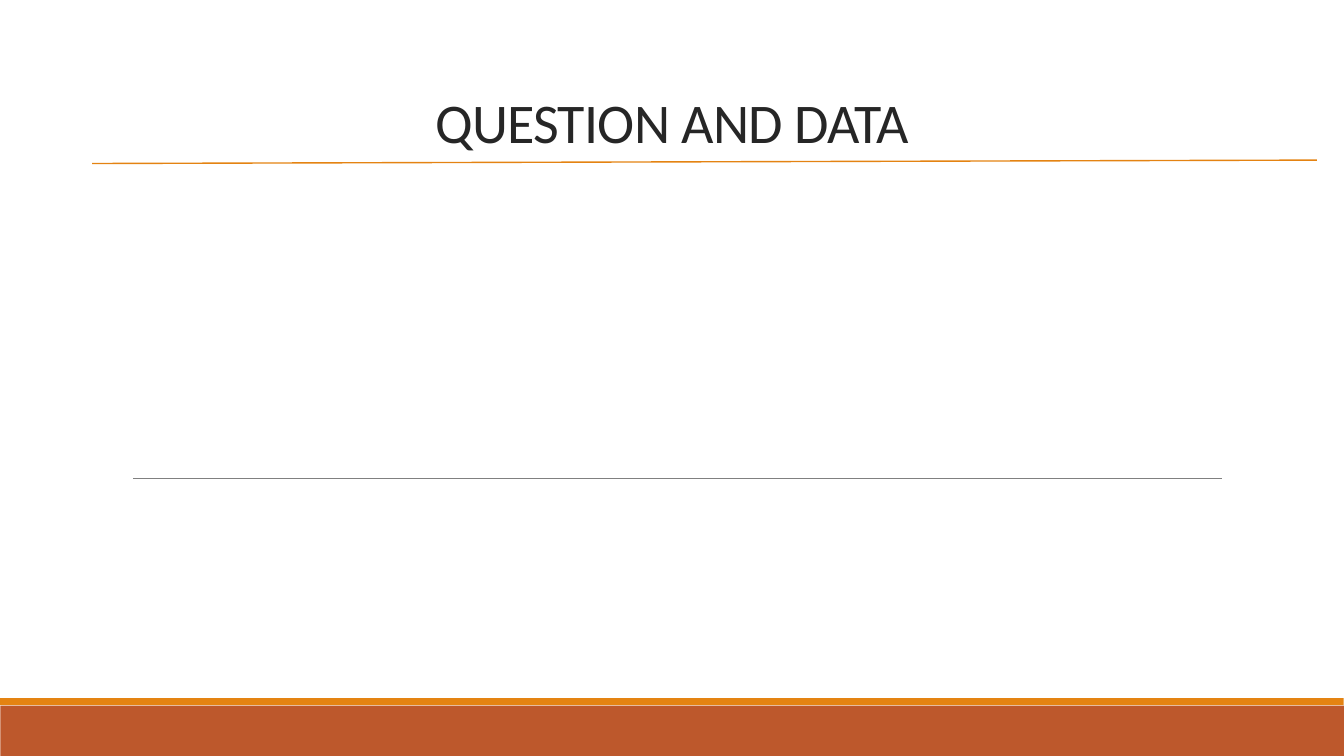
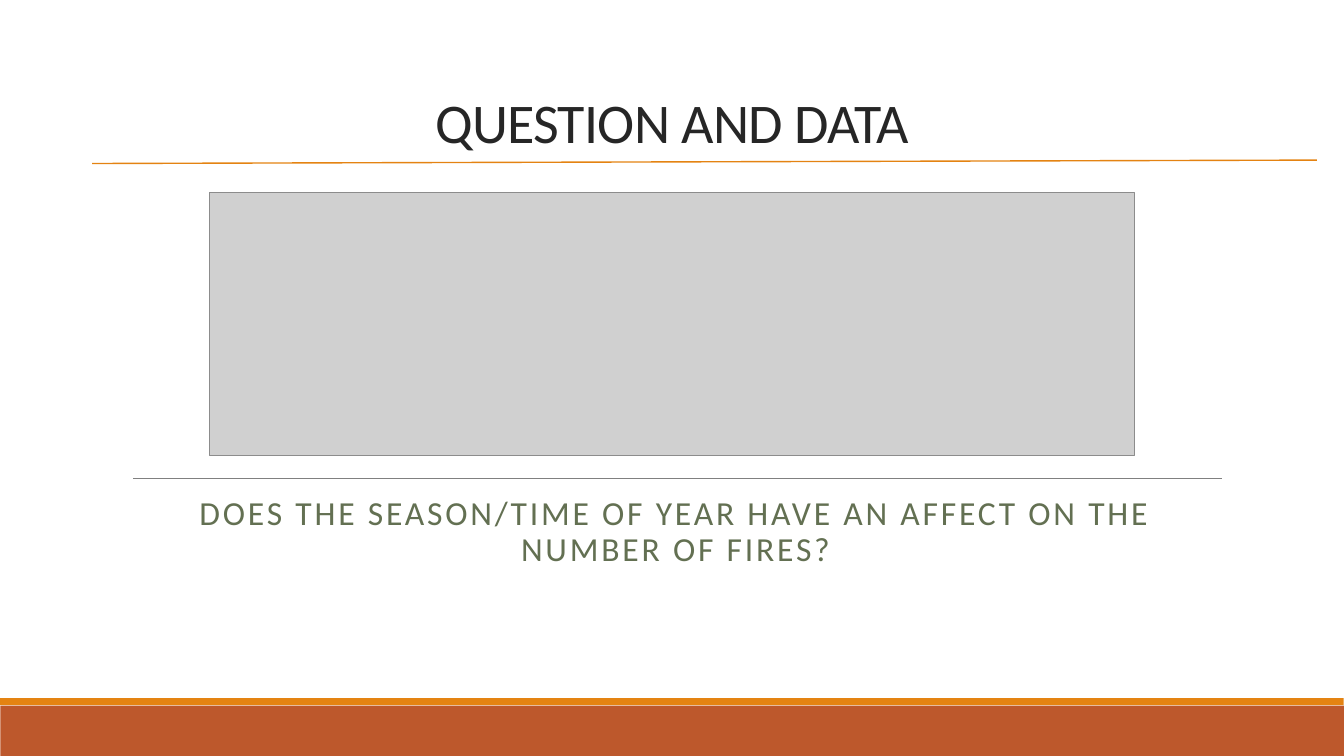
Before and after one commit to mturnell001/Project-1, a slide deck: slide 7 of US Wildfire presentation.pptx (slide 5 before the commit). Drawn at 1344x756 pixels with LibreOffice and Linux fonts; fonts in the diff are those of the drawing; grey boxes stand for pictures. Boxes give left, top, right and bottom in pixels: in the first picture for what was removed or moved away, otherwise in the second. Text is boxed around its words. In the diff, an @@ line names an element or a change of style, - is before the commit and + after.

```diff
--- a/US Wildfire presentation.pptx
+++ b/US Wildfire presentation.pptx
@@ picture added at (210,193,1135,456) @@
@@ subtitle added at (199,501,1147,561), 24 pt, text #637052 @@
+DOES THE SEASON/TIME OF YEAR HAVE AN AFFECT ON THE NUMBER OF FIRES?
```
Also in this commit, not shown: 6 other slides changed, 3 slides added, 2 slides removed.
